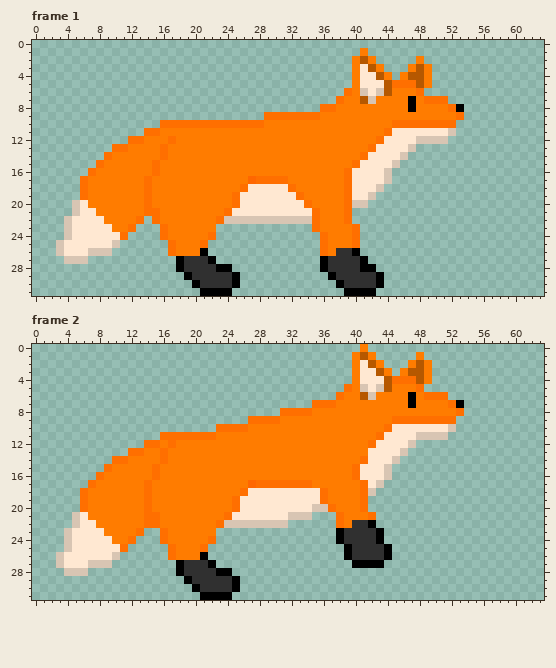
Pixel-art file -- Spring is near/Assets/Sprites/Fox_run.aseprite. That is the earlier state.
64x32 pixels, 4 frames. Colours within 5 levels of each other are drawn and written as one. Shown: frame 1, frame 2. The commit also changed other frames, which this record leaves out.
Once edited:
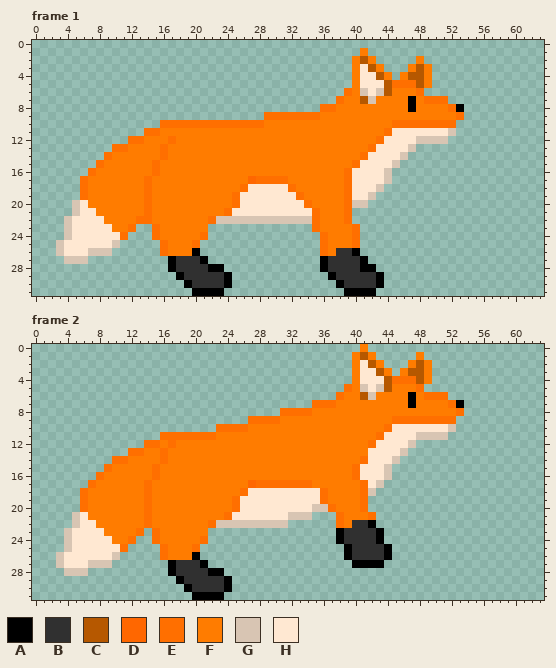
Palette (. is transparent): A #000000  B #303030  C #b65800  D #ff6700  E #ff6f00  F #ff7c00  G #d8c5b3  H #ffe8d2
Difference:
--- frame 1, layer "Front_feet"
@@ x 12..27 @@
 20 FFEFFFFFFFFFFEHH
-21 FFEEFFFFFFFFEHHH
-22 FE.EFFFFFFFEGGGG
-23 E...EFFFFFF.....
-24 ....EFFFFFE.....
-25 .....EFFFE......
-26 .....EFFFA......
-27 ......ABBBA.....
-28 ......ABBBBAA...
-29 .......ABBBBBA..
-30 ........ABBBBA..
-31 .........AAAA...
+21 FFEFFFFFFFFFEHHH
+22 FEEFFFFFFFEGGGGG
+23 E..EFFFFFF......
+24 ...EFFFFFE......
+25 ....EFFFE.......
+26 ....EFFFA.......
+27 .....ABBBA......
+28 .....ABBBBAA....
+29 ......ABBBBBA...
+30 .......ABBBBA...
+31 ........AAAA....
--- frame 2, layer "Front_feet"
@@ x 13..27 @@
 20 FEFFFFFFFFFFEHH
-21 FEEFFFFFFFFEHHH
-22 FEEFFFFFFFEGGGG
-23 E..EFFFFFF.....
-24 ...EFFFFFE.....
-25 ....EFFFE......
-26 ....EFFFA......
-27 .....ABBBA.....
-28 .....ABBBBAA...
-29 ......ABBBBBA..
-30 .......ABBBBA..
-31 ........AAAA...
+21 FEFFFFFFFFFEHHH
+22 FEFFFFFFFEGGGGG
+23 E.EFFFFFF......
+24 ..EFFFFFE......
+25 ...EFFFE.......
+26 ...EFFFA.......
+27 ....ABBBA......
+28 ....ABBBBAA....
+29 .....ABBBBBA...
+30 ......ABBBBA...
+31 .......AAAA....
Boxes around the changes in both pictures, in picture pixels (x1, y1, x2, y2):
changed: (144, 208, 240, 296)
changed: (152, 512, 240, 600)
